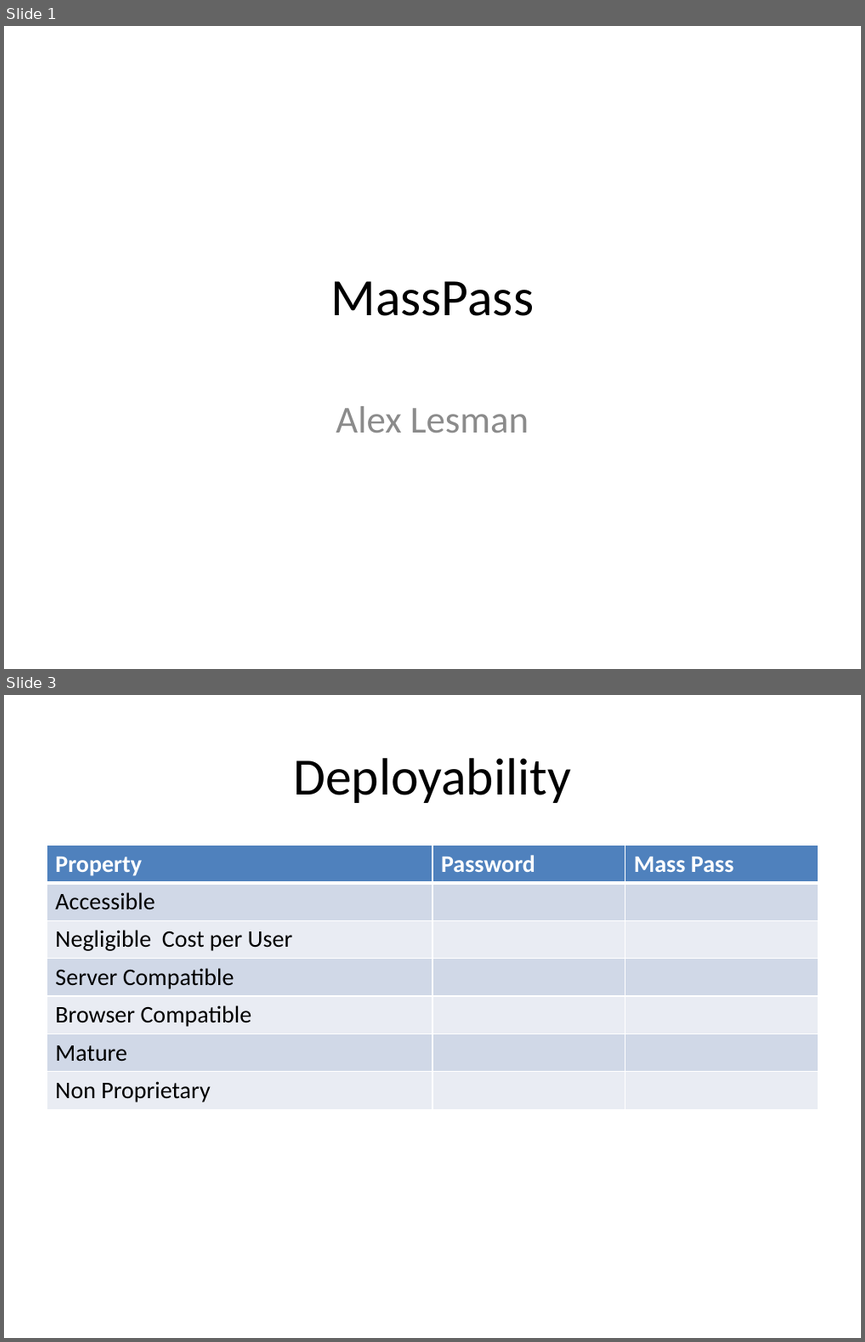
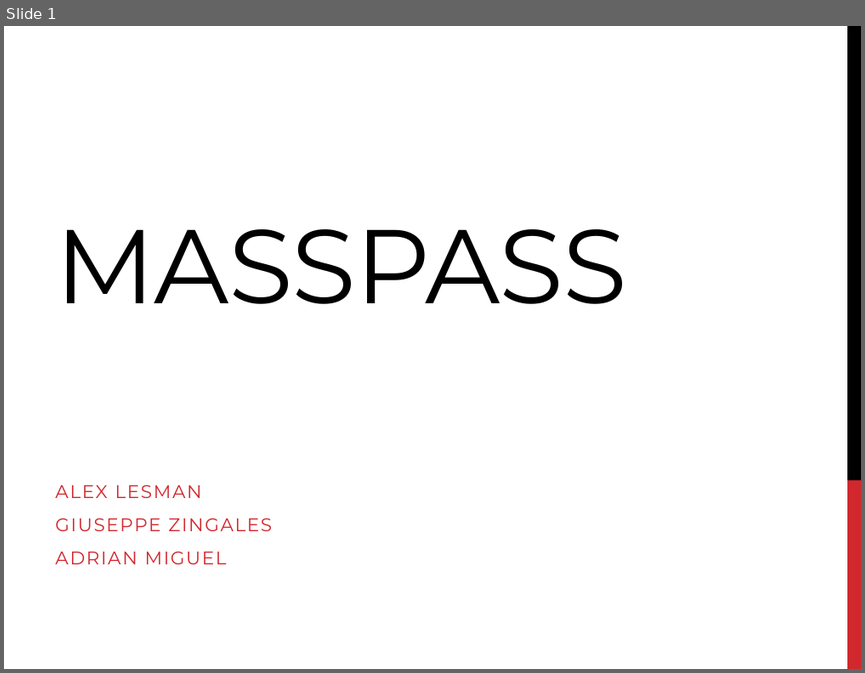
Before and after one commit to zingales/MassPass, a slide deck: MassPass.pptx. Shown one above the other, each under a label of ours: slides 1 and 3 before the commit, slide 1 after it; the slides between them are not shown. The pictures are 865x1342 and 865x673 pixels, drawn with LibreOffice and Linux fonts; fonts in the diff are those of the drawing. Boxes give left, top, right and bottom in pixels: in the first picture for what was removed or moved away, otherwise in the second. Text is boxed around its words. In the diff, an @@ line names an element or a change of style, - is before the commit and + after.

```diff
--- a/MassPass.pptx
+++ b/MassPass.pptx
@@ slide 3 removed at [4,695,861,1338], background #FFFFFF @@
@@ title removed at [293,758,571,803] @@
-Deployability
@@ table removed at [46,845,818,1106], 7 rows, 3 columns @@
-Property | Password | Mass Pass
-Accessible |  | 
-Negligible Cost per User |  | 
-Server Compatible |  | 
-Browser Compatible |  | 
-Mature |  | 
-Non Proprietary |  | 
@@ slide 1 changed as well @@
@@ rectangle added at [847,26,861,480], fill #000000 @@
@@ title at [55,229,626,304]: text changed; size 44 to 88 pt; font Calibri to Montserrat @@
-MassPass
+MASSPASS
@@ subtitle at [55,484,272,564]: text changed; size 32 to 15.4 pt; font Calibri to Montserrat; text colour #8C8C8C to #D1282E @@
-Alex Lesman
+ALEX LESMAN
+GIUSEPPE ZINGALES
+ADRIAN MIGUEL
@@ rectangle added at [847,480,861,669], fill #D1282E @@
```
Also in this commit, not shown: 1 other slide changed, 7 slides added, 5 other slides removed, 1 other file.
